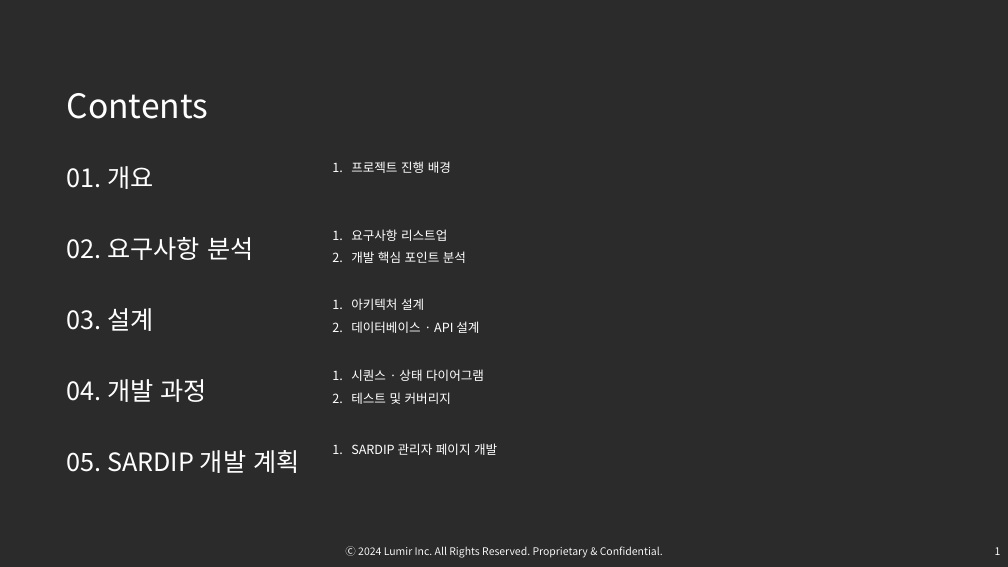
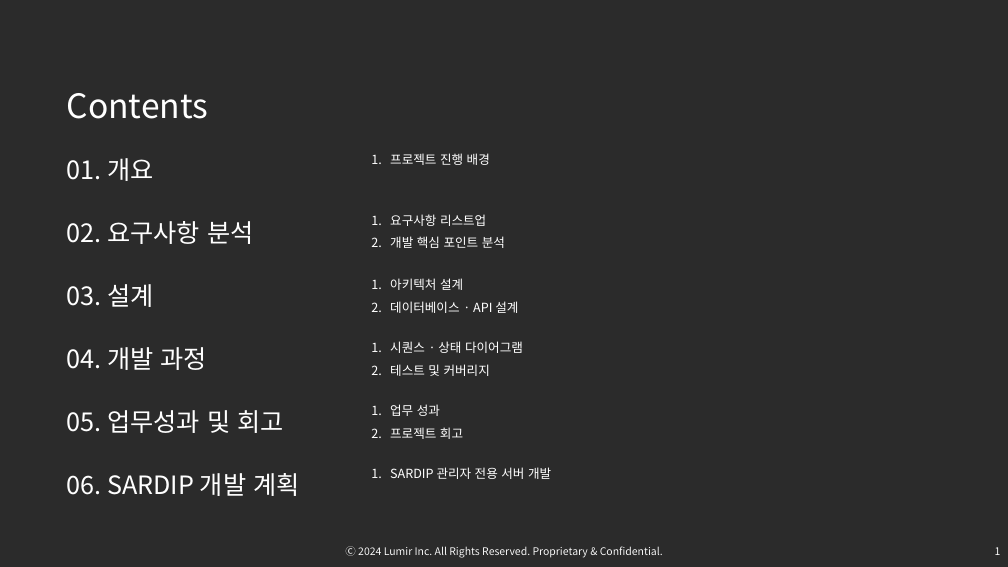
Before and after one commit to OsterRepository/OsterRepository, a slide deck: slide 2 of 기술 7부 김민수 성과 발표.pptx. Drawn at 1008x567 pixels with LibreOffice and Linux fonts; fonts in the diff are those of the drawing; background and template pictures are left out; a plain dark background stands for a picture behind light text. Boxes give left, top, right and bottom in pixels: in the first picture for what was removed or moved away, otherwise in the second. Text is boxed around its words. In the diff, an @@ line names an element or a change of style, - is before the commit and + after.

```diff
--- a/기술 7부 김민수 성과 발표.pptx
+++ b/기술 7부 김민수 성과 발표.pptx
@@ text "프로젝트 진행 배경": place and size @@
-text "프로젝트 진행 배경" at box(351, 161, 451, 173)
+text "프로젝트 진행 배경" at box(390, 153, 490, 165)
@@ subtitle at box(67, 158, 253, 370): line spacing 2 to 50pt @@
@@ text "요구사항 리스트업": place and size @@
-text "요구사항 리스트업" at box(351, 229, 466, 263)
+text "요구사항 리스트업" at box(390, 214, 505, 248)
@@ text "아키텍처 설계": place and size @@
-text "아키텍처 설계" at box(351, 298, 479, 333)
+text "아키텍처 설계" at box(390, 278, 518, 313)
@@ text "시퀀스 · 상태 다이어그램": place and size @@
-text "시퀀스 · 상태 다이어그램" at box(351, 369, 484, 404)
+text "시퀀스 · 상태 다이어그램" at box(390, 341, 523, 376)
@@ subtitle at box(67, 410, 299, 496): text changed @@
-05. SARDIP 개발 계획
+05. 업무성과 및 회고
+06. SARDIP 개발 계획
@@ text added at box(390, 404, 463, 439), 12 pt, text #FFFFFF @@
+1. 업무 성과
+2. 프로젝트 회고
@@ text at box(390, 467, 551, 479): text changed @@
-1. SARDIP 관리자 페이지 개발
+1. SARDIP 관리자 전용 서버 개발
```
Also in this commit, not shown: 11 other slides changed, 2 slides added.
